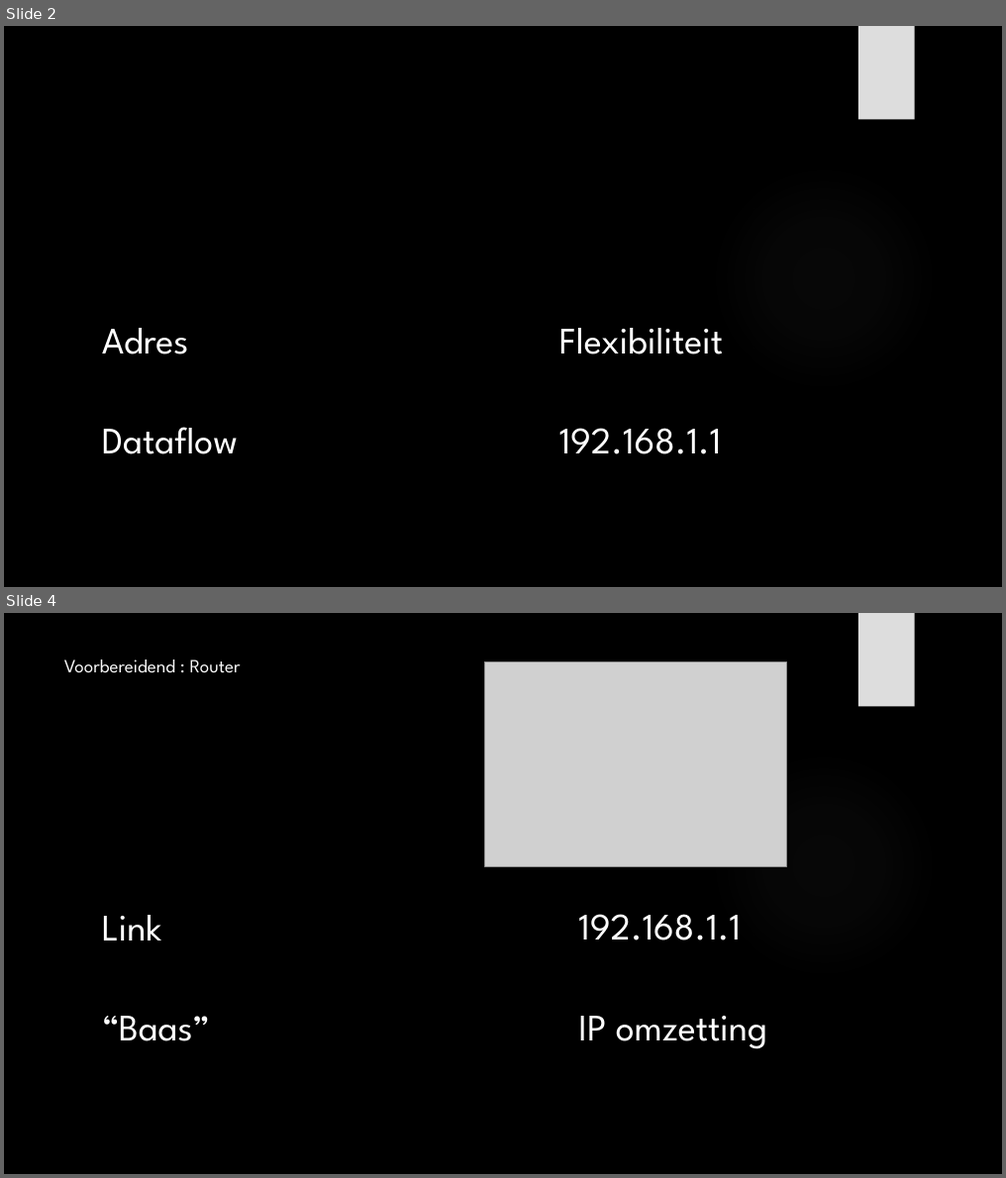
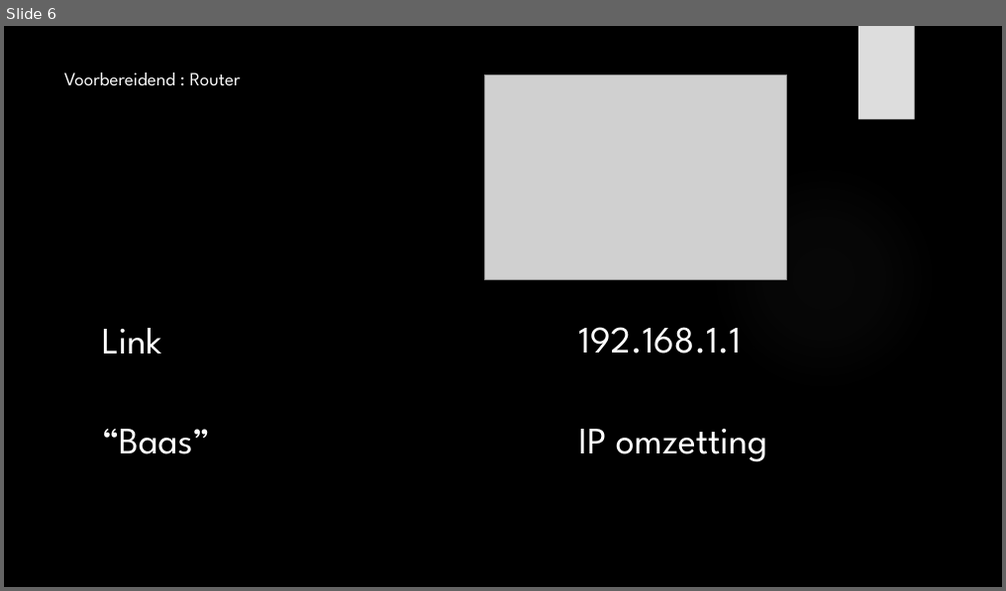
Before and after one commit to its-3ncrypt/Led_Cube_arduino, a slide deck: _Administratie/Presentatie GIP.pptx. Shown one above the other, each under a label of ours: slides 2 and 4 before the commit, slide 6 after it; the slides between them are not shown. The pictures are 1006x1178 and 1006x591 pixels, drawn with LibreOffice and Linux fonts; fonts in the diff are those of the drawing; grey boxes stand for pictures; background and template pictures are left out. Boxes give left, top, right and bottom in pixels: in the first picture for what was removed or moved away, otherwise in the second. Text is boxed around its words. In the diff, an @@ line names an element or a change of style, - is before the commit and + after.

```diff
--- a/_Administratie/Presentatie GIP.pptx
+++ b/_Administratie/Presentatie GIP.pptx
@@ slide 2 removed at (4, 26, 1002, 587), background picture (left out); not listed: 2 template elements that a slide beside it also shows @@
@@ text removed at (102, 328, 238, 455) @@
-Adres
-Dataflow
@@ text removed at (559, 328, 724, 455) @@
-Flexibiliteit
-192.168.1.1
@@ what was slide 4 is now slide 6 @@
```
Also in this commit, not shown: 2 slides changed, 3 slides added, 1 other slide removed, 3 other files.
